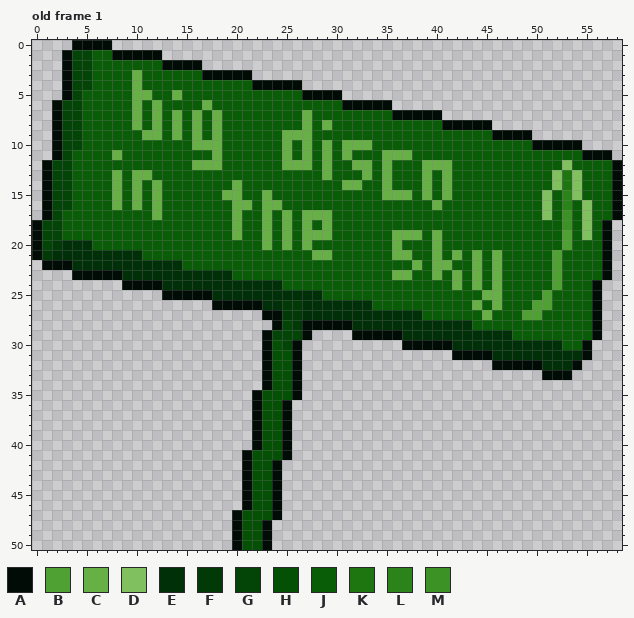
Pixel-art file, stored at cycle/decorations/signpost_sky_disco.aseprite. The picture above is the old version.
59x51 pixels, 1 frame. Shown: old frame 1.
Visible layers, top first: "Layer 2", "Layer 1".
Palette (. is transparent): A #000c05  B #50a133  C #67b046  D #81c05f  E #003008  F #013a07  G #024507  H #045005  J #095d07  K #1d7610  L #2b8419  M #3c9224
Pixels before, old frame 1 (only the part around the change), first column x 4:
 0 AAAA...................................................
 1 GGJJAAAAA..............................................
 2 GGJJJJJJJAAAA..........................................
 3 GGJJJJCJJJJJJAAAAA.....................................
 4 GGJJJJCJJJJJJJJJJJAAAAA................................
 5 GJJJJJCCJJCJJJJJJJJJJJJAAAA............................
 6 GJJJJJCJCJJJJCJJJJJJJJJJJJJAAAAA.......................
 7 GJJJJJCJCJCJCJCJJJJJJJJCJJJJJJJJAAAAA..................
 8 GJJJJJCJCJCJCJCJJJJJJJJCJCJJJJJJJJJJJAAAAA.............
 9 GJJJJJJCCJCJCJCJJJJJJCCCJJJJJJJJJJJJJJJJJJAAAA.........
10 GJJJJJJJJJJJCCCJJJJJJCJCJCJCCCJJJJJJJJJJJJJJJJAAAAA....
11 JJJJCJJJJJJJJJCJJJJJJCJCJCJCJJJCCCJJJJJJJJJJJJJJJJJAAA.
12 JJJJJJJJJJJJCCCJJJJJJCCCJCJJCCJCJJJCCCJJJJJJJJJJJDJJJJA
13 JJJJCJCCJJJJJJJJJJJJJJJJJCJJJCJCJJJCJCJJJJJJJJJJDKDJJJA
14 JJJJCJCJCJJJJJJJCJJJJJJJJJJCCJJCJJJCJCJJJJJJJJJJDKDJJJA
15 JJJJCJCJCJJJJJJCCJJCJJJJJJJJJJJCCCJCJCJJJJJJJJJDJLDJJJA
16 JJJJCJCJCJJJJJJJCCJCCJJJJJJJJJJJJJJJCJJJJJJJJJJDJLJDJJA
17 JJJJJJJJCJJJJJJJCJJCJCJCCCJJJJJJJJJJJJJJJJJJJJJDJMJDJJA
18 JJJJJJJJJJJJJJJJCJJCJCJCJCJJJJJJJJJJJJJJJJJJJJJJJMJDJA.
19 JJJJJJJJJJJJJJJJCJJCJCJCCCJJJJJJCCCJCJJJJJJJJJJJJBJDJA.
20 EEJJJJJJJJJJJJJJJJJCJCJCJJJJJJJJCJJJCJJJJJJJJJJJJBJJJA.
21 EEEEEEEJJJJJJJJJJJJJJJJJCCJJJJJJCCJJCJCJCJCJJJJJBJJJJA.
22 EEEEEEEEEEEJJJJJJJJJJJJJJJJJJJJJJJCJCCJJCJCJJJJJBJJJJA.
23 AAAAAEEEEEEEEEEEJJJJJJJJJJJJJJJJCCJJCJCJCJCJJJJJBJJJJA.
24 .....AAAAEEEEEEEEEEEEJJJJJJJJJJJJJJJJJCJCJCJJJJJBJJJA..
25 .........AAAAAEEEEEEEEEEEJJJJJJJJJJJJJJJJCCJJJJBJJJJA..
26 ..............AAAAAEEFFEEEEEEEJJJJJJJJJJCJCJJJBBJJJJA..
27 ...................AAFFEEEEEEEEEEEEJJJJJJCJJJBBJJJJJA..
28 ....................AGFAAAAAEEEEEEEEEEEEJJJJJJJJJJJJA..
29 ...................AGGGA....AAAAAEEEEEEEEEEEJJJJJJJJA..
30 ...................AHGA..........AAAAAEEEEEEEEEEEJJA...
31 ...................AHHA...............AAAAEEEEEEEEEA...
32 ...................AHHA...................AAAAAEEEA....
33 ...................AHHA........................AAA.....
34 ...................AHHA................................
35 ..................AHHHA................................
36 ..................AHHA.................................
37 ..................AHHA.................................
After:
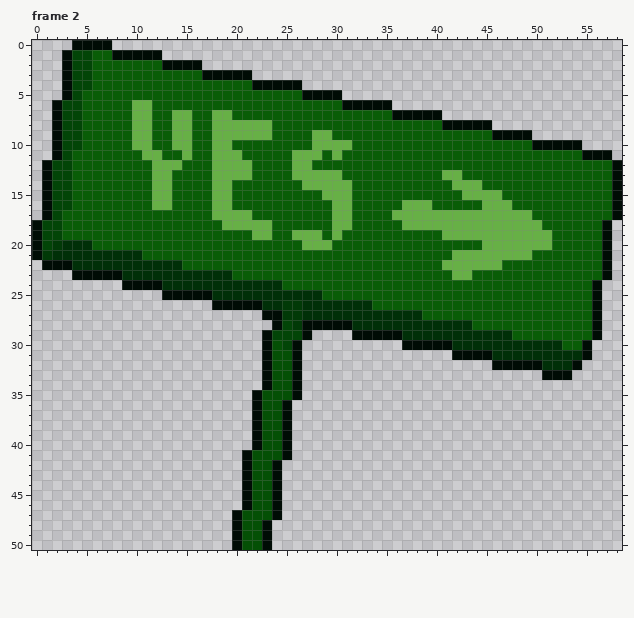
A new or re-ordered frame is compared with the old frame closest to it.
Changes in this commit:
frames 1 -> 2
Changed rows in their new state; - is an unchanged pixel.
Frame 2 is new; against old frame 1, layer "Layer 2":
first column x 8:
 3 --J---------------------------------------------
 4 --J---------------------------------------------
 5 --JJ--J-----------------------------------------
 6 ---CJ----J--------------------------------------
 7 ---CJ--CJ--C-------J----------------------------
 8 ---CJ--CJ--CCCCC---J-J--------------------------
 9 --C-J--CJ--CCCCC-JJJCC--------------------------
10 --CC--CCJJ-C-----J-JC-C-JJ----------------------
11 J--CC--C---CC----JC-CJCJ---JJJ------------------
12 ----CCC-JJ-CCC---J---J--JJ-J---JJJ-----------J--
13 J-JJCC----CCCC----CCC-C--J-J---J--C---------JJJ-
14 J-J--C----CCJ------CCCC-J--J---J-JCCC-------JJJ-
15 J-J--C----C-J--J-----CCC---JJJ-J-J-CCCC----J-JJ-
16 J-J--C----CCJJ-JJ-----CC-----CCCJ----CCC---J-J-J
17 ----J-----CC-C-J-J-JJJCC----CCCCCCCCCCCCCC-J-J-J
18 -----------C-CC--J-J-JCC-----CCCCCCCCCCCCCC--J-J
19 ------------J-C--JC--JC-----JJJ-JCCCCCCCCCCC-J-J
20 ---------------J-J--CC------J---J----CCCCCCC-J--
21 --------------------JJ------JJ--J--C-C-CCC--J---
22 ------------------------------J-J-CC-C------J---
23 ----------------------------JJ--J--CJ-J-----J---
24 ----------------------------------J-J-J-----J---
25 -------------------------------------JJ----J----
26 ------------------------------------J-J---JJ----
27 -------------------------------------J---JJ-----
Pixel boxes of the changes (left, top, right, bottom) in both pictures:
changed: (112, 70, 592, 320)
